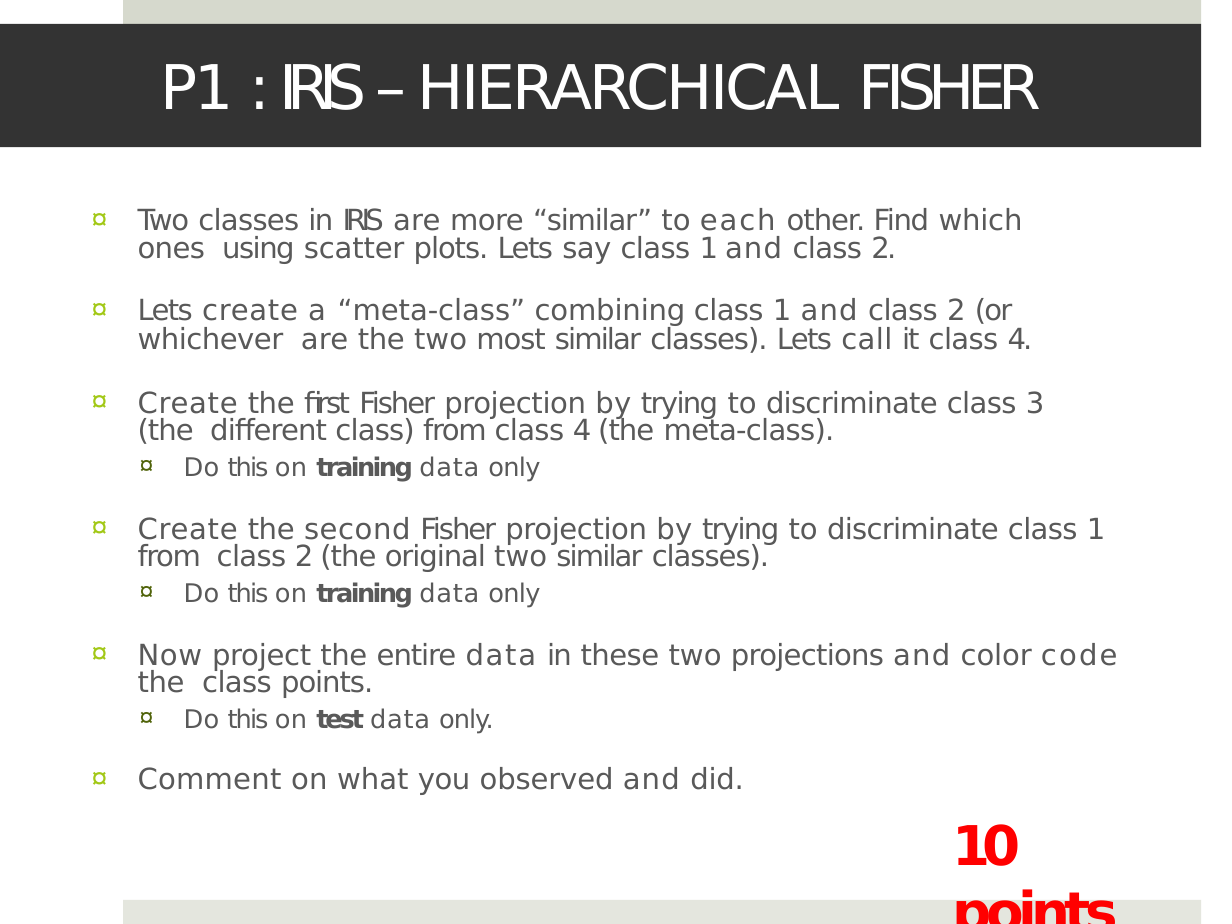
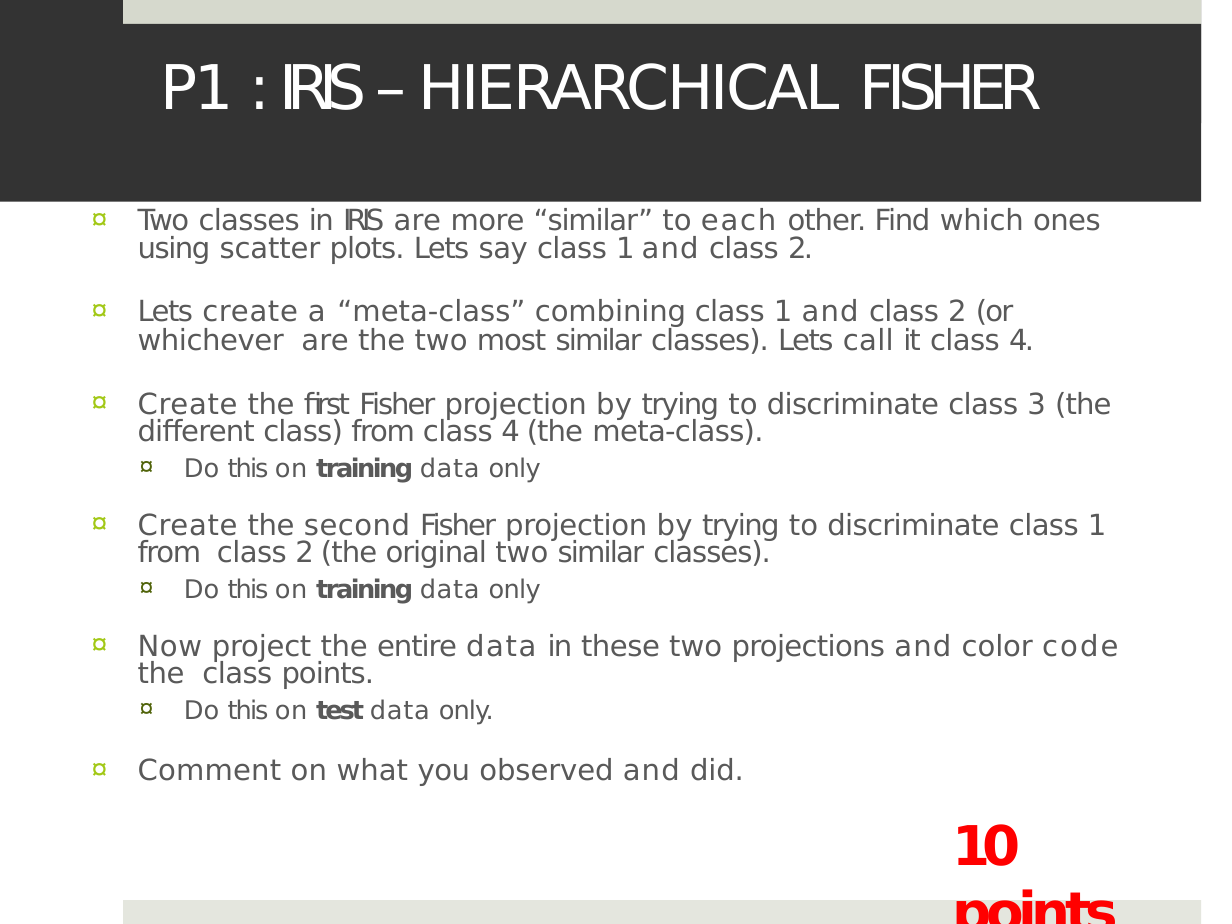
Before and after one commit to JishnuNair/dmg2, a slide deck: slide 4 of Home Work Assignments 1.pptx. Drawn at 1232x924 pixels with LibreOffice and Linux fonts; fonts in the diff are those of the drawing. Boxes give left, top, right and bottom in pixels: in the first picture for what was removed or moved away, otherwise in the second. Text is boxed around its words. In the diff, an @@ line names an element or a change of style, - is before the commit and + after.

```diff
--- a/Home Work Assignments 1.pptx
+++ b/Home Work Assignments 1.pptx
@@ rectangle "P1 : IRIS – HIERARCHICAL ...": place and size @@
-rectangle "P1 : IRIS – HIERARCHICAL ..." at (0,23,1201,147)
+rectangle "P1 : IRIS – HIERARCHICAL ..." at (0,23,1201,201)
@@ rectangle "P1 : IRIS – HIERARCHICAL ..." at (0,23,1201,201): letter spacing -1.9 to -1.8 pt in "P1"; letter spacing -4.5 to -4.4 pt in "FISHER"; title to rectangle @@
@@ freeform shape added at (0,0,1201,123), fill #333333 @@
@@ text "Two classes in IRIS are ..." at (138,208,1118,786): letter spacing -0.5 to -0.4 pt in "classes", "discriminate meta-class).", "only", "discriminate" and 2 more places; letter spacing -1.1 to -1 pt in "in", "in"; letter spacing -2.9 to -2.8 pt in "IRIS"; letter spacing -0.8 to -0.7 pt in "“similar”"; letter spacing 1.1 to 1 pt in "each"; letter spacing -0.7 to -0.6 pt in "other. plots.", "classes).", "original classes).", "entire points."; letter spacing 0.7 to 0.6 pt in "and", "and", "and", "and"; letter spacing -0.1 to 0 pt in "“meta-class”"; letter spacing -0.6 to -0.5 pt in "different"; letter spacing 0.1 to 0 pt in "Do", "Do", "Do"; letter spacing 0.5 to 0.4 pt in "data", "data", "data"; indent changed @@
```
Also in this commit, not shown: 8 other slides changed, 3 other files.
